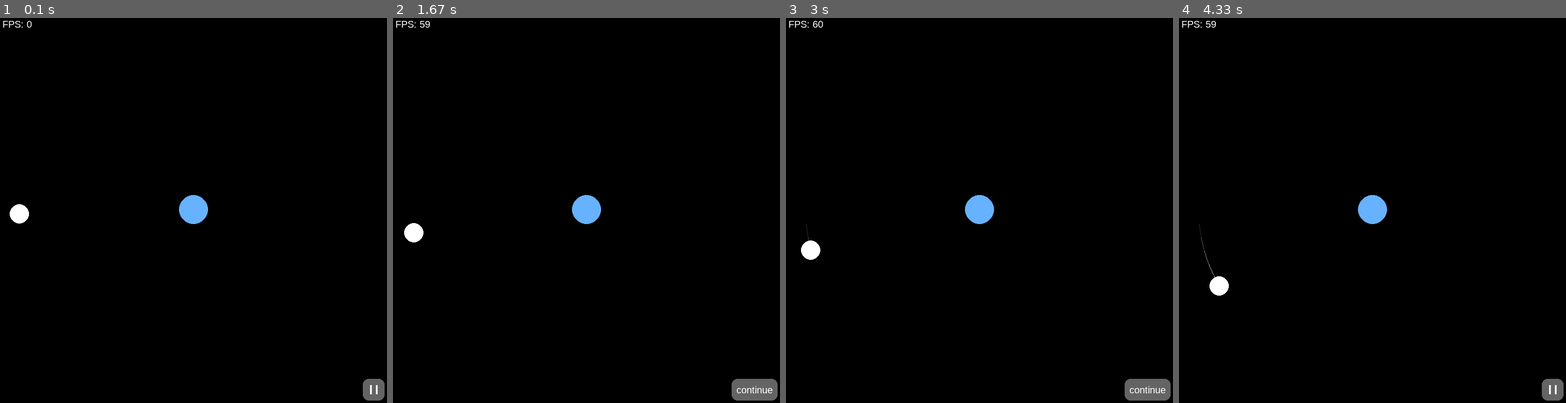
Above: before the commit, frames 1-4 (left to right).
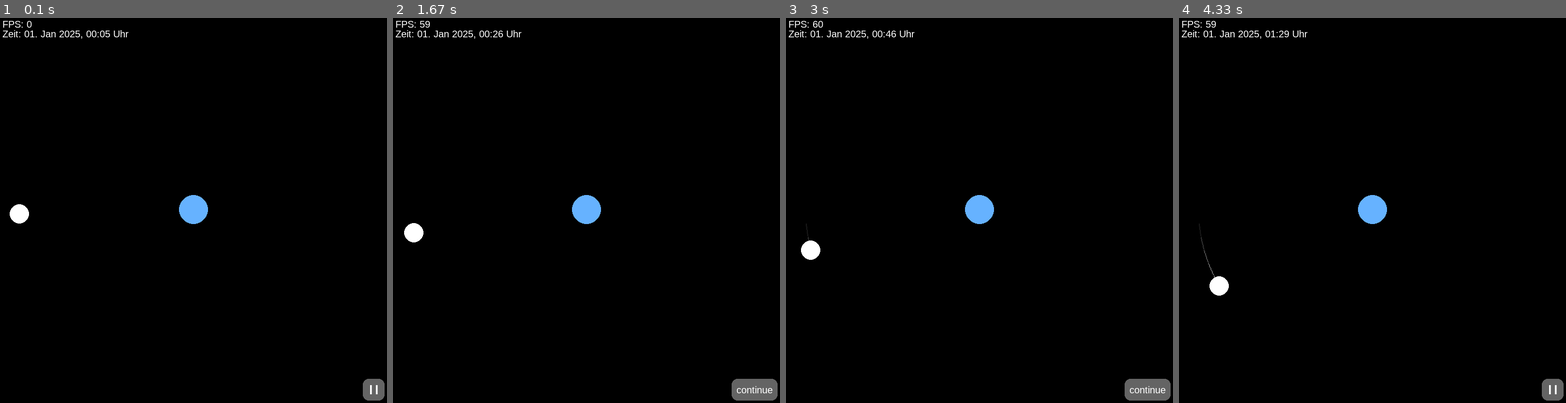
Above: after the commit, the same moments.

Repository: Poolsen/Orbits_Simulation
Game: pygame game, started from main.py
Same seed, same stepped clock (60 frames per second), same inputs: the game is played once before the commit and once after it.
Inputs (mouse positions are in pixels of both pictures, inside the frame that each line leads up to):
- Up to frame 1 (0.1 s): no input
- Up to frame 2 (1.67 s): click "| |" at 0.38 s; click (586, 233) at 0.72 s
- Up to frame 3 (3 s): click "continue" at 2.05 s; click "| |" at 2.38 s; click (967, 145) at 2.72 s
- Up to frame 4 (4.33 s): click "continue" at 3.55 s

The runs differ from the first frame. In frame 1, 0.2% of the frame differs, in the area x 0-34%, y 3-6%; in frame 2, 0.2%; in frame 3, 0.2%; in frame 4, 0.2%.

Commit message:
Zeit - Anzeige implementiert

Diff:
--- a/Satellites_Calculations/calculations.py
+++ b/Satellites_Calculations/calculations.py
@@ -4,7 +4,7 @@
 class Himmelskoerper:
 
     G = 6.67428e-11          #Gravitationskonstante  ((N * m ** 2) / kg **2)
-    deltaTime = 60           # 1 Minute pro Frame wird "berechnet"
+    #deltaTime = 60           # 1 Minute pro Frame wird "berechnet" in config
 
     def __init__(self, x, y, masse):
         self.x = x
@@ -66,11 +66,11 @@
                 f_x_total += fx
                 f_y_total += fy
 
-        self.x_v = self.x_v + (f_x_total / self.masse) * self.deltaTime      # das Gleiche wie self.x_v += (f_x_total / self.masse) * self.TimeStep aber schöner
-        self.y_v = self.y_v + (f_y_total / self.masse) * self.deltaTime
+        self.x_v = self.x_v + (f_x_total / self.masse) * deltaTime      # das Gleiche wie self.x_v += (f_x_total / self.masse) * self.TimeStep aber schöner
+        self.y_v = self.y_v + (f_y_total / self.masse) * deltaTime
 
-        self.x += self.x_v * self.deltaTime
-        self.y += self.y_v * self.deltaTime
+        self.x += self.x_v * deltaTime
+        self.y += self.y_v * deltaTime
 
         self.orbit.append((self.x, self.y))
 
--- a/Visuals/__init__.py
+++ b/Visuals/__init__.py
@@ -1,6 +1,7 @@
 print("Attempting to import visual packages")
 from Visuals.vis_text import vis_draw_text
 from Visuals.vis_show_FPS import vis_show_current_fps
+from Visuals.vis_zeit import vis_ingame_time
 from Visuals.vis_Himmelskoerper import Visualisierung, init_satelliten
 from Visuals.vis_Buttons import Button, init_buttons
 from Visuals.vis_Himmelskoerper import vis_draw_himmelskoeper
--- a/Visuals/vis_draw_right_screen.py
+++ b/Visuals/vis_draw_right_screen.py
@@ -1,5 +1,5 @@
 from config import *
-from Visuals import vis_draw_himmelskoeper, vis_draw_paused_animation, vis_show_current_fps
+from Visuals import vis_draw_himmelskoeper, vis_draw_paused_animation, vis_show_current_fps, vis_ingame_time
 
 def draw_current_screen(satelliten, buttons, clock, screen_to_show, buttons_update_pos):
     run = True #default, damit das programm anfängt zu laufen
@@ -13,6 +13,7 @@
                 screen.fill((0, 0, 0))  # hintergrundfarbe des windows (schwarz)
                 screen_to_show = (vis_draw_himmelskoeper(satelliten, buttons))  #funktion macht gesamte logik und gibt gleichzeitig auch aus, ob der screen_to_show sich geändert hat
                 vis_show_current_fps()
+                vis_ingame_time()
                 pygame.display.update()
 
             case "vis_paused_animation":
@@ -32,4 +33,4 @@
                 pass
             case _:
                 print("Der ausgewählte Screen existiert nicht!")
-                input(r"Drücke Enter, falls ")
+                input(r"Drücke Enter zum weitermachen")
--- /dev/null
+++ b/Visuals/vis_zeit.py
@@ -0,0 +1,89 @@
+from config import *
+from Visuals import vis_draw_text
+
+current_date = datetime.datetime(2025, 1, 1, 0, 0)
+
+def vis_ingame_time():
+
+    time_increment = datetime.timedelta(seconds= deltaTime)
+
+    global current_date
+    current_date = current_date + time_increment
+    formatted_current_date = current_date.strftime('%d. %b %Y, %H:%M')
+
+    current_time_text = f"Zeit: {formatted_current_date} Uhr"
+
+    return vis_draw_text(current_time_text, font_arial, (255, 255, 255), (5, 25),None)
+
+
+
+
+
+
+"""
+def vis_ingame_time(zeit_min, zeit_h, zeit_tag, monat, zeit_jahr):
+
+    # pro frame werden 60 s abgedeckt --> pro iteration wird 1 min hinzugefügt
+
+    zeit_min += 1
+
+    if zeit_min >= 60:
+        zeit_h += 1
+        zeit_min = 0
+        if zeit_h >= 24:
+            zeit_tag += 1
+            zeit_h = 0
+            if zeit_tag >= 28:
+                if monat == "Januar":
+                    if zeit_tag >= 31:
+                        monat = "Februar"
+                        zeit_tag = 1
+                elif monat == "Februar":
+                    if zeit_tag >= 28:
+                        monat = "März"
+                        zeit_tag = 1
+                elif monat == "März":
+                    if zeit_tag >= 31:
+                        monat = "April"
+                        zeit_tag = 1
+                elif monat == "April":
+                    if zeit_tag >= 30:
+                        monat = "Mai"
+                        zeit_tag = 1
+                elif monat == "Mai":
+                    if zeit_tag >= 31:
+                        monat = "Juni"
+                        zeit_tag = 1
+                elif monat == "Juni":
+                    if zeit_tag >= 30:
+                        monat = "August"
+                        zeit_tag = 1
+                elif monat == "August":
+                    if zeit_tag >= 31:
+                        monat = "September"
+                        zeit_tag = 1
+                elif monat == "September":
+                    if zeit_tag >= 30:
+                        monat = "Oktober"
+                        zeit_tag = 1
+                elif monat == "Oktober":
+                    if zeit_tag >= 31:
+                        monat = "November"
+                        zeit_tag = 1
+                elif monat == "November":
+                    if zeit_tag >= 30:
+                        monat = "Dezember"
+                        zeit_tag = 1
+                elif monat == "Dezember":
+                    if zeit_tag >= 31:
+                        monat = "Januar"
+                        zeit_tag = 1
+                        zeit_jahr += 1
+                else:
+                    print("Dieser Monat existiert nicht!")
+
+
+
+    current_time_text = f"Zeit: {zeit_h} : {zeit_min} Uhr  {zeit_tag}. {monat}  {zeit_jahr}"
+    return vis_draw_text(current_time_text, font_arial, (255, 255, 255), (5, 25), None), zeit_min, zeit_h, zeit_tag, monat, zeit_jahr
+""" #das war meine eigene Zeit library (: datetime ist besser):
--- a/config.py
+++ b/config.py
@@ -1,6 +1,7 @@
 # definition aller variablen
 import pygame
 import sys  #wird hier gebraucht, da auch in main.py gebraucht (→ unused - Anzeige ignorieren)
+import datetime     #wird für vis_zeit gebraucht
 
 pygame.init()
 
@@ -33,3 +34,6 @@
 hoehe = 800  # hoehe des windows
 
 pygame.display.set_caption("Orbits_Simulation")  # Titel des Windows
+
+
+deltaTime = 60          # 1 Minute pro Frame wird "berechnet"
